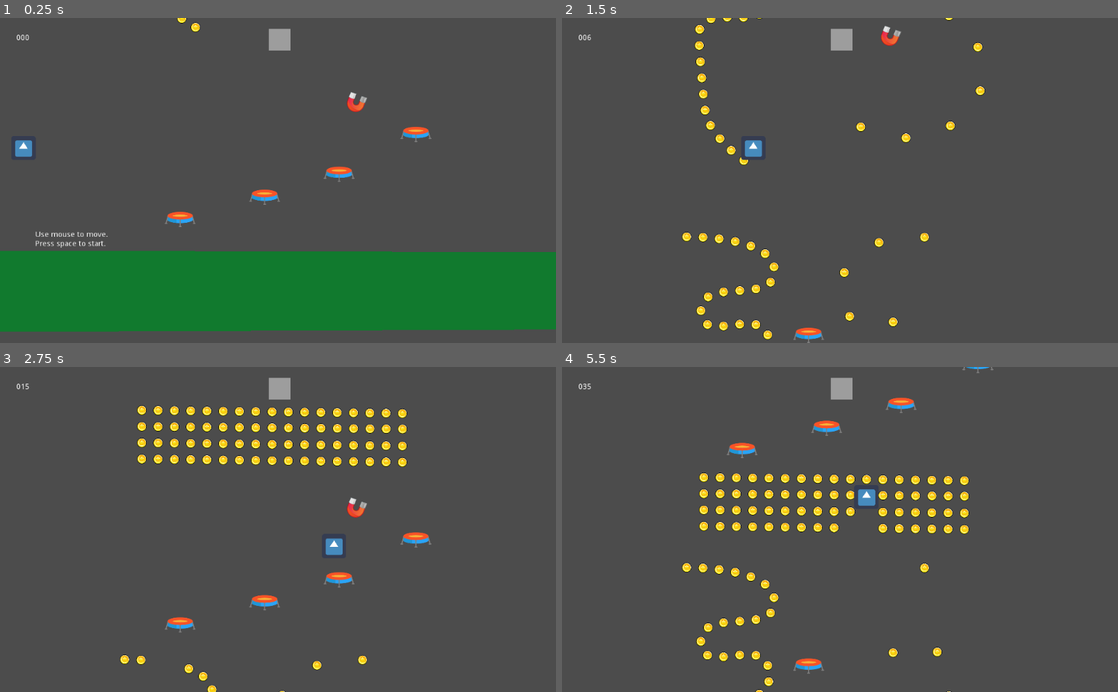
Above: before the commit, frames 1-4 (two rows, left to right).
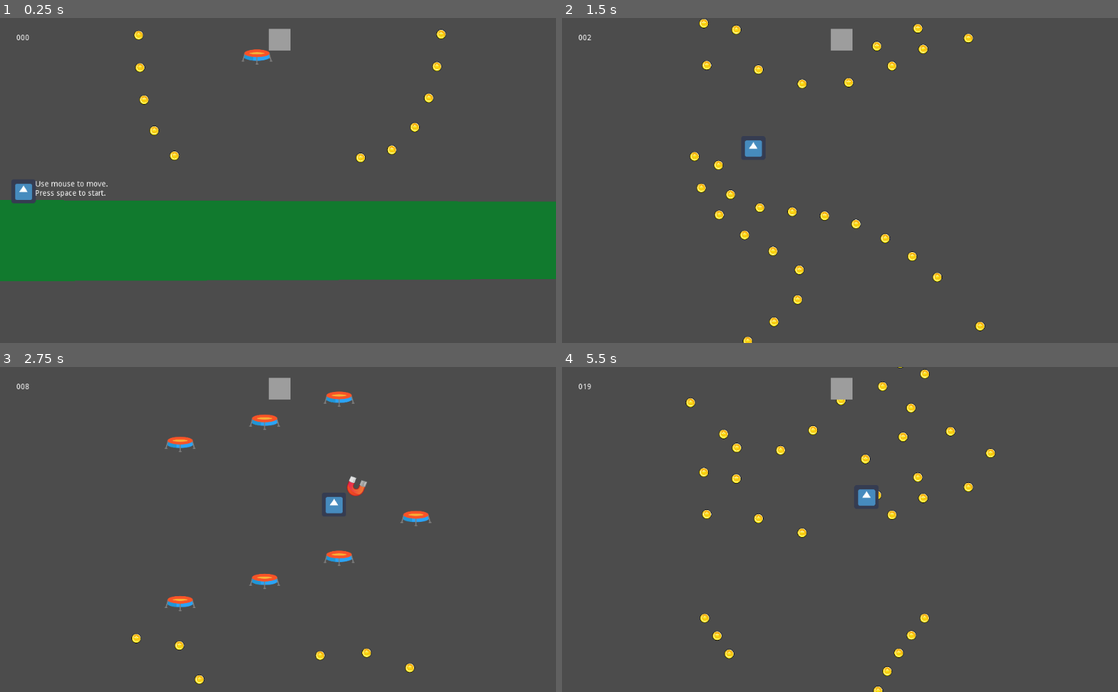
Above: after the commit, the same moments.

Repository: t-karcher/Mega_Jump
Game: Godot game, scene res://World.tscn
The game is run twice, just before and just after one commit, with the same random seed, the same clock (stepped at 60 frames per second) and the same inputs. The engine's default icon, where the game draws it, is replaced by a stand-in: a white triangle on a blue panel in a dark square.
Inputs (mouse positions are in pixels of both pictures, inside the frame that each line leads up to):
- Up to frame 1 (0.25 s): no input
- Up to frame 2 (1.5 s): tap Space (ui_select) at 0.5, 0.77 s; move the mouse to (962, 164) at 0.52 s; move the mouse to (728, 196) at 1.27 s
- Up to frame 3 (2.75 s): tap Space (ui_select) at 1.52 s; move the mouse to (333, 458) at 2.02 s
- Up to frame 4 (5.5 s): move the mouse to (812, 594) at 2.77 s; tap Space (ui_select) at 3.02, 3.77, 4.52 s; move the mouse to (1006, 578) at 3.52 s; move the mouse to (673, 480) at 4.27 s; move the mouse to (867, 529) at 5.02 s

The runs differ from the first frame. In frame 1, 33% of the frame differs, in the area x 0-100%, y 0-97%; in frame 2, 3.1%; in frame 3, 5.5%; in frame 4, 5.2%.

Commit message:
More segments added

Diff:
--- a/Segments/CoinChain/CoinChain.tscn
+++ b/Segments/CoinChain/CoinChain.tscn
@@ -5,7 +5,7 @@
 [sub_resource type="Curve2D" id=1]
 resource_local_to_scene = true
 _data = {
-"points": PoolVector2Array( 0, 0, 0, 0, 0.874092, 0.72554, -88.0013, -30.9194, 88.0013, 30.9194, 199.149, -13.5449, -59.4603, -26.1626, 59.4603, 26.1626, 280.016, 154.133, -28.541, 42.8115, 28.541, -42.8115, 339.107, 60.1856, -80.8661, -67.7848, 80.8661, 67.7848, 527.002, 30.4554, -91.1574, -46.1664, 91.1574, 46.1664, 439.001, 347.974 )
+"points": PoolVector2Array( 0, 0, 0, 0, 0.874092, 0.72554, -91.1574, -46.1664, 91.1574, 46.1664, 439.001, 347.974 )
 }
 
 [node name="CoinChain" type="Path2D"]
--- a/Segments/CoinsAndRocket.tscn
+++ b/Segments/CoinsAndRocket.tscn
@@ -19,7 +19,7 @@
 [sub_resource type="Curve2D" id=3]
 resource_local_to_scene = true
 _data = {
-"points": PoolVector2Array( 0, 0, 0, 0, 227.724, 384.119, -0.320084, -120.015, 0.320084, 120.015, 343.689, 507.156, 73.4757, -3.53519, -73.4757, 3.53519, 234.795, 651.406, 1.15748, 47.0541, -1.15748, -47.0541, 96.2018, 546.754, -143.091, -4.1452, 143.091, 4.1452, 223.481, 381.291 )
+"points": PoolVector2Array( -148.492, 1.41421, 148.492, -1.41421, 216.41, 410.989, 127.216, 0.707449, -127.216, -0.707449, 222.067, 606.151, -143.091, -4.1452, 143.091, 4.1452, 205.096, 410.989 )
 }
 
 [node name="Segment" type="Node2D"]
@@ -28,14 +28,17 @@
 [node name="CoinChain" parent="." instance=ExtResource( 1 )]
 position = Vector2( 5.65686, 14.1421 )
 curve = SubResource( 1 )
+coin_interval = 40
 
 [node name="CoinChain2" parent="." instance=ExtResource( 1 )]
 position = Vector2( 257.229, 301.724 )
 curve = SubResource( 2 )
+coin_interval = 40
 
 [node name="CoinChain3" parent="." instance=ExtResource( 1 )]
 position = Vector2( 4.24261, 21.2132 )
 curve = SubResource( 3 )
+coin_interval = 50
 
 [node name="LowerRightCorner" type="Position2D" parent="."]
 position = Vector2( 510.267, 875.073 )
--- a/Segments/CurlyChains.tscn
+++ b/Segments/CurlyChains.tscn
@@ -8,13 +8,13 @@
 [sub_resource type="Curve2D" id=1]
 resource_local_to_scene = true
 _data = {
-"points": PoolVector2Array( 0, 0, 0, 0, 0.345978, 28.077, 7.236e-05, -65.4065, -7.236e-05, 65.4065, 161.915, 91.105, 8.39233e-05, -67.7849, -8.39233e-05, 67.7849, 26.5085, 166.025, -1.18922, -83.2445, 1.18922, 83.2445, 152.402, 226.675, -4.75681, -80.8661, 4.75681, 80.8661, 22.7781, 306.352, 0, 0, 0, 0, 35.391, 448.602, -91.1574, -46.1664, 91.1574, 46.1664, 145.7, 556.082 )
+"points": PoolVector2Array( -7.07107, -162.635, 7.07107, 162.635, 31.1484, 4.53919, 8.39233e-05, -67.7849, -8.39233e-05, 67.7849, 233.381, 237.704, -4.75681, -80.8661, 4.75681, 80.8661, 41.0479, 454.079, -91.1574, -46.1664, 91.1574, 46.1664, 125.901, 722.78 )
 }
 
 [sub_resource type="Curve2D" id=2]
 resource_local_to_scene = true
 _data = {
-"points": PoolVector2Array( -142.386, -64.7305, 142.386, 64.7305, 69.49, 182.233, 2.82843, 73.5391, -2.82843, -73.5391, 298.593, 69.0964, 2.37849, 114.164, -2.37849, -114.164, 230.337, -45.1898, 0, 0, 0, 0, 121.815, -98.6239, 3.56764, 89.1907, -3.56764, -89.1907, 31.7397, -161.732, -1.96682, -124.654, 1.96682, 124.654, 231.527, -193.841 )
+"points": PoolVector2Array( -138.143, -2.50512, 138.143, 2.50512, 199.598, 428.127, 2.82843, 73.5391, -2.82843, -73.5391, 349.504, 136.799, 137.179, 73.5391, -137.179, -73.5391, 110.502, -143.216, -7.62367, 156.774, 7.62367, -156.774, -176.583, -291.708 )
 }
 
 [node name="Segment" type="Node2D"]
@@ -23,18 +23,19 @@
 [node name="CoinChain" parent="." instance=ExtResource( 1 )]
 position = Vector2( 5.65686, 14.1421 )
 curve = SubResource( 1 )
+coin_interval = 60
 
 [node name="CoinChain2" parent="." instance=ExtResource( 1 )]
 position = Vector2( 257.229, 301.724 )
 curve = SubResource( 2 )
-coin_interval = 86
+coin_interval = 60
 coin_type = "Ruby"
 
 [node name="LowerRightCorner" type="Position2D" parent="."]
-position = Vector2( 576.735, 644.556 )
+position = Vector2( 609.262, 771.835 )
 
 [node name="Trampoline" parent="." instance=ExtResource( 3 )]
-position = Vector2( 230.552, 224.313 )
+position = Vector2( 265.907, 543.925 )
 
 [node name="Magnet" parent="." instance=ExtResource( 4 )]
-position = Vector2( 381.873, 315.666 )
+position = Vector2( 408.743, 393.448 )
--- a/Segments/FilledRect.tscn
+++ b/Segments/FilledRect.tscn
@@ -6,48 +6,53 @@
 [sub_resource type="Curve2D" id=1]
 resource_local_to_scene = true
 _data = {
-"points": PoolVector2Array( 0, 0, 0, 0, 0.345978, 28.077, 0, 0, -1.18928, 39.2439, 483.232, 30.5685 )
+"points": PoolVector2Array( 0, 0, 0, 0, 0.345978, 28.077, 0, 0, -1.18928, 39.2439, 485.935, 311.356 )
 }
 
 [sub_resource type="Curve2D" id=2]
 resource_local_to_scene = true
 _data = {
-"points": PoolVector2Array( 0, 0, 0, 0, 0.345978, 28.077, 0, 0, -1.18928, 39.2439, 484.413, 29.3709 )
+"points": PoolVector2Array( 0, 0, 0, 0, 0.345978, 28.077, 0, 0, -1.18928, 39.2439, 485.963, 315.297 )
 }
 
 [sub_resource type="Curve2D" id=3]
 resource_local_to_scene = true
 _data = {
-"points": PoolVector2Array( 0, 0, 0, 0, 0.345978, 28.077, 0, 0, -1.18928, 39.2439, 483.232, 30.5685 )
+"points": PoolVector2Array( 0, 0, 0, 0, 0.345978, 28.077, 0, 0, -1.18928, 39.2439, 494.517, 324.834 )
 }
 
 [sub_resource type="Curve2D" id=4]
 resource_local_to_scene = true
 _data = {
-"points": PoolVector2Array( 0, 0, 0, 0, 0.345978, 28.077, 0, 0, -1.18928, 39.2439, 483.232, 30.5685 )
+"points": PoolVector2Array( 0, 0, 0, 0, 0.345978, 28.077, 0, 0, -1.18928, 39.2439, 481.807, 327.452 )
 }
 
 [node name="Segment" type="Node2D"]
 script = ExtResource( 2 )
 
 [node name="CoinChain" parent="." instance=ExtResource( 1 )]
+position = Vector2( 1.41418, 28.2843 )
 rotation = 0.00715032
 curve = SubResource( 1 )
+coin_interval = 50
 
 [node name="CoinChain2" parent="." instance=ExtResource( 1 )]
-position = Vector2( 0, 30 )
+position = Vector2( 5.65686, 82.3259 )
 rotation = 0.00715032
 curve = SubResource( 2 )
+coin_interval = 50
 
 [node name="CoinChain3" parent="." instance=ExtResource( 1 )]
-position = Vector2( 0, 60 )
+position = Vector2( 2.82843, 134.953 )
 rotation = 0.00715032
 curve = SubResource( 3 )
+coin_interval = 50
 
 [node name="CoinChain4" parent="." instance=ExtResource( 1 )]
-position = Vector2( 0, 90 )
+position = Vector2( 5.65686, 188.995 )
 rotation = 0.00715032
 curve = SubResource( 4 )
+coin_interval = 50
 
 [node name="LowerRightCorner" type="Position2D" parent="."]
-position = Vector2( 501.846, 152.219 )
+position = Vector2( 540.03, 543.956 )
--- /dev/null
+++ b/Segments/RandomCoins.tscn
@@ -0,0 +1,33 @@
+[gd_scene load_steps=5 format=2]
+
+[ext_resource path="res://Segments/CoinChain/CoinChain.tscn" type="PackedScene" id=1]
+[ext_resource path="res://Segments/Segment.gd" type="Script" id=2]
+
+[sub_resource type="Curve2D" id=1]
+resource_local_to_scene = true
+_data = {
+"points": PoolVector2Array( 0, 0, 0, 0, 43.2217, 28.6905, 7.236e-05, -65.4065, -7.236e-05, 65.4065, 161.915, 91.105, 8.39233e-05, -67.7849, -8.39233e-05, 67.7849, 19.4107, 201.85, 0, 0, 0, 0, 321.017, 149.333, -1.18922, -83.2445, 1.18922, 83.2445, 557.539, 195.501, -4.75681, -80.8661, 4.75681, 80.8661, 254.346, 365.353, 39.685, -41.2724, -39.685, 41.2724, 74.9697, 414.562, -91.1574, -46.1664, 91.1574, 46.1664, 116.242, 571.581 )
+}
+
+[sub_resource type="Curve2D" id=2]
+resource_local_to_scene = true
+_data = {
+"points": PoolVector2Array( -142.386, -64.7305, 142.386, 64.7305, -160.729, -6.49493, -249.222, 7.937, 249.222, -7.937, 91.668, 234.923, 98.4188, -125.405, -98.4188, 125.405, 167.863, 88.7491, 2.82843, 73.5391, -2.82843, -73.5391, 396.449, 104.623, 2.37849, 114.164, -2.37849, -114.164, 230.337, -45.1898, 0, 0, 0, 0, 121.815, -98.6239, 3.56764, 89.1907, -3.56764, -89.1907, -1.98853, -157.298, -1.96682, -124.654, 1.96682, 124.654, 371.05, -206.507 )
+}
+
+[node name="Segment" type="Node2D"]
+script = ExtResource( 2 )
+
+[node name="CoinChain" parent="." instance=ExtResource( 1 )]
+position = Vector2( 5.65686, 14.1421 )
+curve = SubResource( 1 )
+coin_interval = 81
+
+[node name="CoinChain2" parent="." instance=ExtResource( 1 )]
+position = Vector2( 195.32, 338.234 )
+curve = SubResource( 2 )
+coin_interval = 86
+coin_type = "Ruby"
+
+[node name="LowerRightCorner" type="Position2D" parent="."]
+position = Vector2( 619.595, 687.416 )
--- /dev/null
+++ b/Segments/SunCoins.tscn
@@ -0,0 +1,108 @@
+[gd_scene load_steps=12 format=2]
+
+[ext_resource path="res://Segments/Segment.gd" type="Script" id=1]
+[ext_resource path="res://Segments/CoinChain/CoinChain.tscn" type="PackedScene" id=2]
+
+[sub_resource type="Curve2D" id=1]
+resource_local_to_scene = true
+_data = {
+"points": PoolVector2Array( 0, 0, 0, 0, 124.742, 35.3317, 0, 0, -1.18928, 39.2439, 258.504, 150.344 )
+}
+
+[sub_resource type="Curve2D" id=2]
+resource_local_to_scene = true
+_data = {
+"points": PoolVector2Array( 0, 0, 0, 0, 403.909, 113.646, 0, 0, -1.18928, 39.2439, 528.962, -0.387886 )
+}
+
+[sub_resource type="Curve2D" id=3]
+resource_local_to_scene = true
+_data = {
+"points": PoolVector2Array( 0, 0, 0, 0, 418.514, 178.296, 0, 0, -1.18928, 39.2439, 546.659, 299.005 )
+}
+
+[sub_resource type="Curve2D" id=4]
+resource_local_to_scene = true
+_data = {
+"points": PoolVector2Array( 0, 0, 0, 0, 127.616, 239.473, 0, 0, -1.18928, 39.2439, 255.497, 125.418 )
+}
+
+[sub_resource type="Curve2D" id=5]
+resource_local_to_scene = true
+_data = {
+"points": PoolVector2Array( 2.82843, 103.238, -2.82843, -103.238, 260.25, 235.627, -0.255943, -105.969, 0.255943, 105.969, 414.4, 242.698, 2.18067, 116.468, -2.18067, -116.468, 261.665, 245.526 )
+}
+
+[sub_resource type="Curve2D" id=6]
+resource_local_to_scene = true
+_data = {
+"points": PoolVector2Array( -263.044, -28.2843, 0, 0, 346.517, 16.4238, 0, 0, 91.1574, 46.1664, 349.346, 147.946 )
+}
+
+[sub_resource type="Curve2D" id=7]
+resource_local_to_scene = true
+_data = {
+"points": PoolVector2Array( 0, 0, 0, 0, 333.79, 470.386, 0, 0, 91.1574, 46.1664, 332.375, 345.935 )
+}
+
+[sub_resource type="Curve2D" id=8]
+resource_local_to_scene = true
+_data = {
+"points": PoolVector2Array( 0, 0, 0, 0, 94.7875, 244.112, 0, 0, 91.1574, 46.1664, 240.452, 242.698 )
+}
+
+[sub_resource type="Curve2D" id=9]
+resource_local_to_scene = true
+_data = {
+"points": PoolVector2Array( 0, 0, 0, 0, 437.027, 252.597, 0, 0, 91.1574, 46.1664, 572.792, 252.597 )
+}
+
+[node name="Segment" type="Node2D"]
+script = ExtResource( 1 )
+
+[node name="CoinChain" parent="." instance=ExtResource( 2 )]
+position = Vector2( 1.41418, 28.2843 )
+rotation = 0.00715032
+curve = SubResource( 1 )
+coin_interval = 50
+
+[node name="CoinChain2" parent="." instance=ExtResource( 2 )]
+position = Vector2( 11.3137, 62.5269 )
+rotation = 0.00715032
+curve = SubResource( 2 )
+coin_interval = 50
+
+[node name="CoinChain3" parent="." instance=ExtResource( 2 )]
+position = Vector2( 2.82843, 134.953 )
+rotation = 0.00715032
+curve = SubResource( 3 )
+coin_interval = 50
+
+[node name="CoinChain4" parent="." instance=ExtResource( 2 )]
+position = Vector2( 5.65686, 188.995 )
+rotation = 0.00715032
+curve = SubResource( 4 )
+coin_interval = 50
+
+[node name="CoinChain5" parent="." instance=ExtResource( 2 )]
+curve = SubResource( 5 )
+
+[node name="CoinChain6" parent="." instance=ExtResource( 2 )]
+position = Vector2( -7.07104, -1.41422 )
+curve = SubResource( 6 )
+coin_interval = 50
+
+[node name="CoinChain7" parent="." instance=ExtResource( 2 )]
+curve = SubResource( 7 )
+coin_interval = 50
+
+[node name="CoinChain8" parent="." instance=ExtResource( 2 )]
+curve = SubResource( 8 )
+coin_interval = 50
+
+[node name="CoinChain9" parent="." instance=ExtResource( 2 )]
+curve = SubResource( 9 )
+coin_interval = 50
+
+[node name="LowerRightCorner" type="Position2D" parent="."]
+position = Vector2( 603.669, 538.299 )
--- a/World.gd
+++ b/World.gd
@@ -13,7 +13,9 @@
 	preload("res://Segments/CurlyChains.tscn"),
 	preload("res://Segments/FilledRect.tscn"),
 	preload("res://Segments/Trampolins.tscn"),
-	preload("res://Segments/CoinsAndRocket.tscn")
+	preload("res://Segments/CoinsAndRocket.tscn"),
+	preload("res://Segments/RandomCoins.tscn"),
+	preload("res://Segments/SunCoins.tscn")
 	#TODO: Add more segments here
 ]
 
--- a/World.tscn
+++ b/World.tscn
@@ -26,7 +26,7 @@
 }
 
 [node name="PowerUpTimer" type="Timer" parent="."]
-wait_time = 8.0
+wait_time = 7.0
 one_shot = true
 
 [node name="Player" parent="." instance=ExtResource( 2 )]
